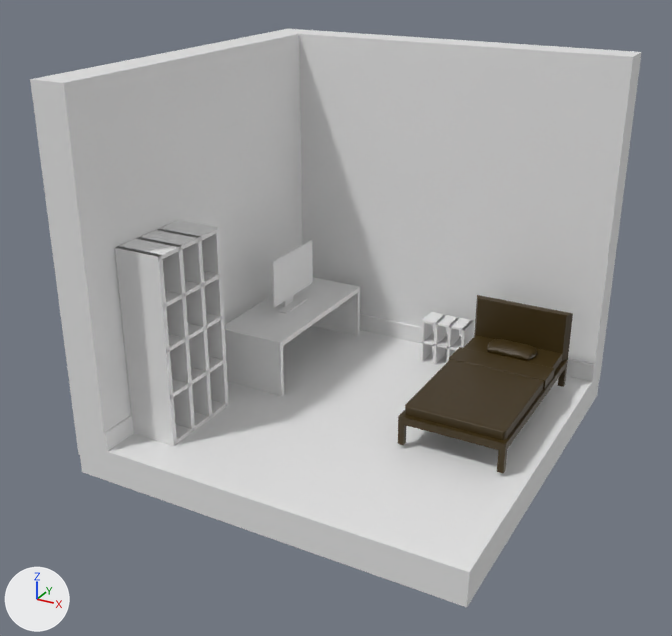
Before and after pictures for a commit that changed the Blender file newdon/all_objects.blend.
Rendered twice from a 50 mm lens placed at (3.89, -7.75, 7.11), pointed at (-0.32, -0.08, 3.28). The axes (+X, +Y, +Z) are drawn at lower left. The lights are the same throughout.

In view in the first picture: 'Armario', 'Bed', 'Mesa', 'Mini Armario', 'Monitor', 'Room'.
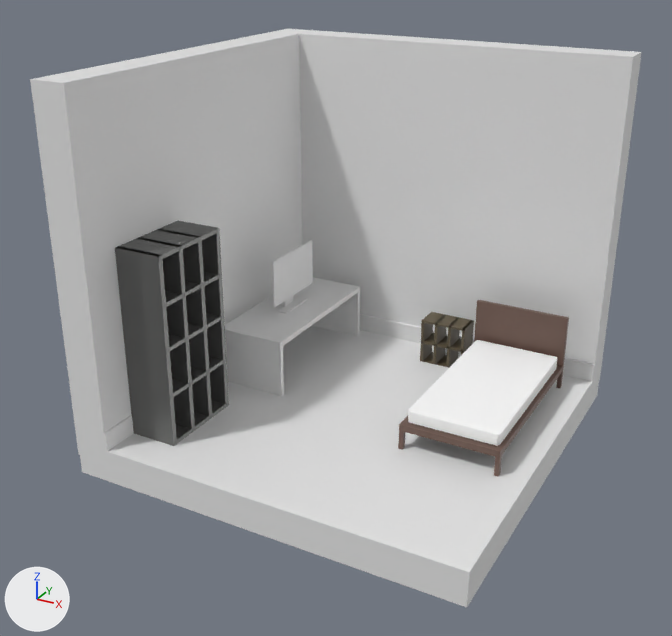
What changed in the scene script:
```text
Change mat_material_estante_marrom:
    mat_material_estante_marrom.base_color: (0.8, 0.8, 0.8) -> (0.201, 0.203, 0.199)  # white #e7e7e7 -> grey #7c7c7b
    mat_material_estante_marrom.metallic: 0.0 -> 0.754
Add mat_materiais_004:
    mat_materiais_004 = principled_material('Materiais.004')
    mat_materiais_004.base_color = (0.152, 0.0901, 0.0705)  # brown #6d554b
Add mat_materiais_003:
    mat_materiais_003 = principled_material('Materiais.003')
    mat_materiais_003.base_color = (0.105, 0.081, 0.0436)  # brown #5b503b
Add mat_materiais_005:
    mat_materiais_005 = principled_material('Materiais.005')
    mat_materiais_005.base_color = (1.0, 1.0, 1.0)  # white #ffffff
Change me_cubo_001:
    used by ob_bed; location = (1.13, 0.55, 2.55); scale = (0.548, 1.02, 0.198)
    remove me_cubo_001.from_pydata(...)  # 883 vertices, 881 faces; spans x -1.0..1.0, y -1.0..1.0, z -1.46..2.91
    remove me_cubo_001.materials.append(mat_materiais)  # brown #3a2b02
    add me_cubo_001.from_pydata(...)  # 56 vertices, 54 faces; spans x -1.0..1.0, y -1.0..1.0, z -7.49..18.2
    me_cubo_001 part 1: 883 vertices removed from x -1.0..1.0, y -1.0..1.0, z -1.46..2.91; 56 vertices added at x -1.0..1.0, y -1.0..1.0, z -7.49..18.2
    add me_cubo_001.materials.append(mat_materiais_004)  # brown #6d554b
Change me_cubo_006:
    where me_cubo_006.from_pydata(...)  # 73 vertices, 47 faces, 2 loose edges; spans x -1.0..33.7, y -1.0..1.0, z -1.0..1.0
    add me_cubo_006.materials.append(mat_materiais_003)  # brown #5b503b
Add me_cubo_007:
    me_cubo_007.from_pydata(...)  # 216 vertices, 218 faces; spans x -1.0..1.0, y -1.0..1.0, z -1.0..1.0
    me_cubo_007.materials.append(mat_materiais_005)  # white #ffffff
Change ob_bed:
    ob_bed.location: (1.13, 0.55, 2.55) -> (1.12, 0.56, 2.45)
    ob_bed.scale: (0.548, 1.02, 0.198) -> (0.52, 1.03, 0.0334)
Add ob_colchão:
    ob_colchão = bpy.data.objects.new('Colchão', me_cubo_007)
    ob_colchão.location = (1.12, 0.53, 2.56)
    ob_colchão.scale = (0.476, 0.945, 0.0636)
```

What differs and where, as boxes (x1, y1, x2, y2) in the pictures (672 x 636 px):
'Armario', recoloured, surface changed: (115, 220, 229, 446) in both
'Bed', reshaped, moved, rescaled: before (398, 295, 573, 473); after (398, 300, 569, 477)
'Colchão', added: after (408, 340, 557, 446)
'Mini Armario', recoloured: (420, 312, 474, 368) in both
